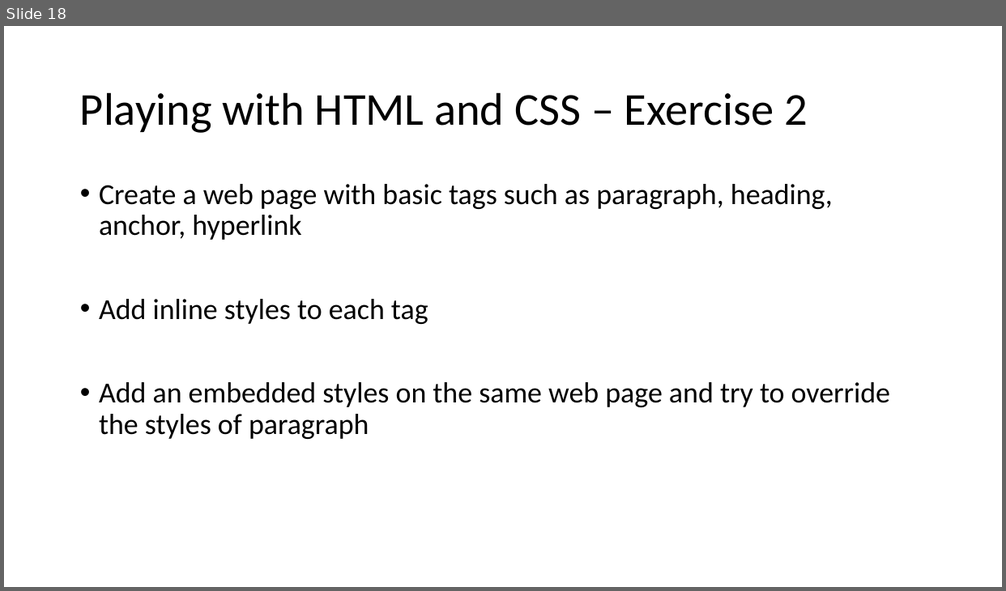
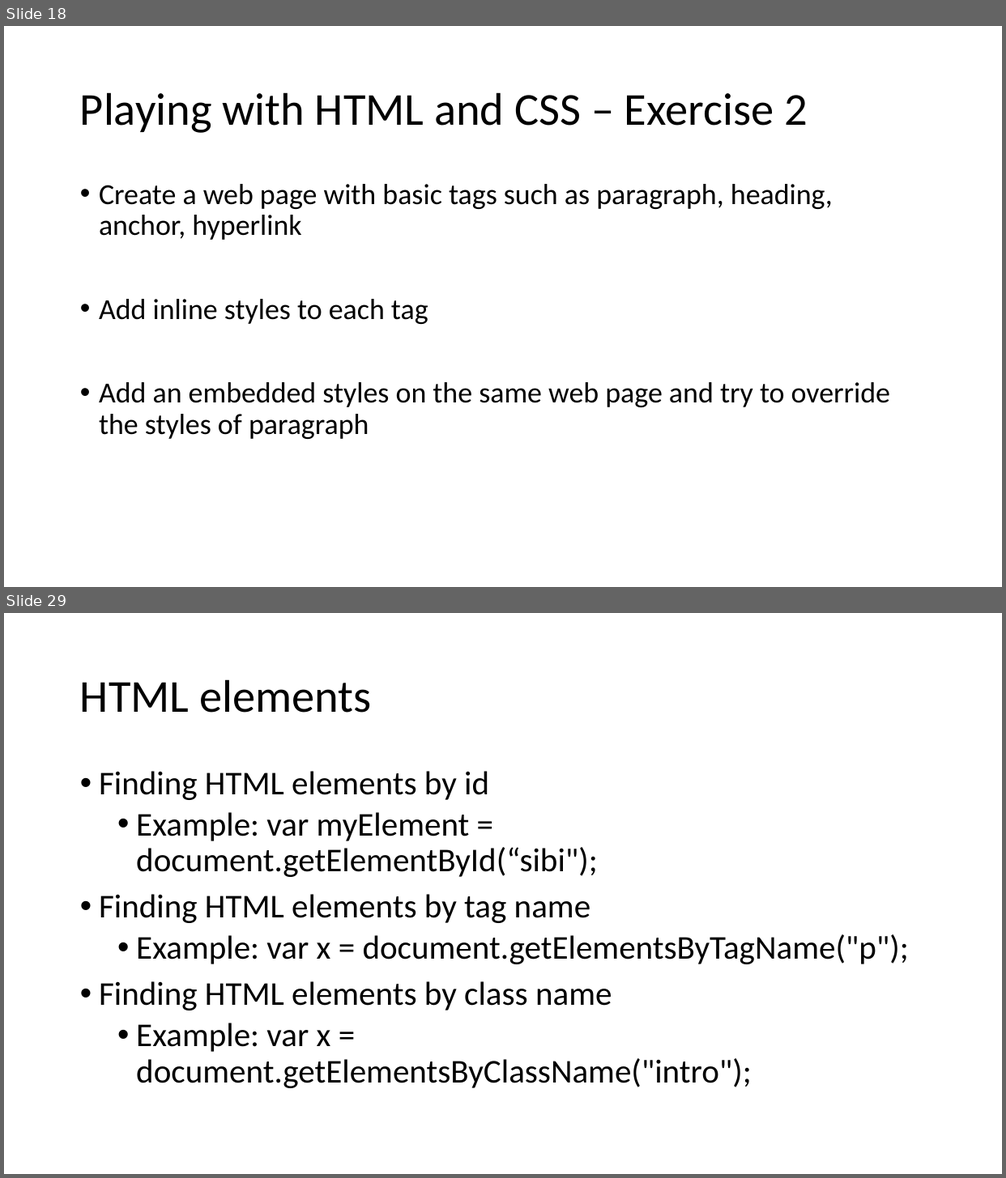
Before and after one commit to sibichakkaravarthy/CSE4004--WebTechnologies, a slide deck: WT_LAB.pptx. Shown one above the other, each under a label of ours: slide 18 before the commit, slides 18 and 29 after it; the slides between them are not shown. The pictures are 1006x591 and 1006x1178 pixels, drawn with LibreOffice and Linux fonts; fonts in the diff are those of the drawing. Boxes give left, top, right and bottom in pixels: in the first picture for what was removed or moved away, otherwise in the second. Text is boxed around its words. In the diff, an @@ line names an element or a change of style, - is before the commit and + after.

```diff
--- a/WT_LAB.pptx
+++ b/WT_LAB.pptx
@@ slide 29 added at bbox=[4, 613, 1002, 1174], background #FFFFFF @@
@@ title added at bbox=[80, 679, 371, 713], 44 pt, text #000000 @@
+HTML elements
@@ text added at bbox=[99, 771, 909, 1088], 32 pt, text #000000 @@
+• Finding HTML elements by id
+  • Example: var myElement = document.getElementById(“sibi");
+• Finding HTML elements by tag name
+  • Example: var x = document.getElementsByTagName("p");
+• Finding HTML elements by class name
+  • Example: var x = document.getElementsByClassName("intro");
```
Also in this commit, not shown: 17 other slides added.
